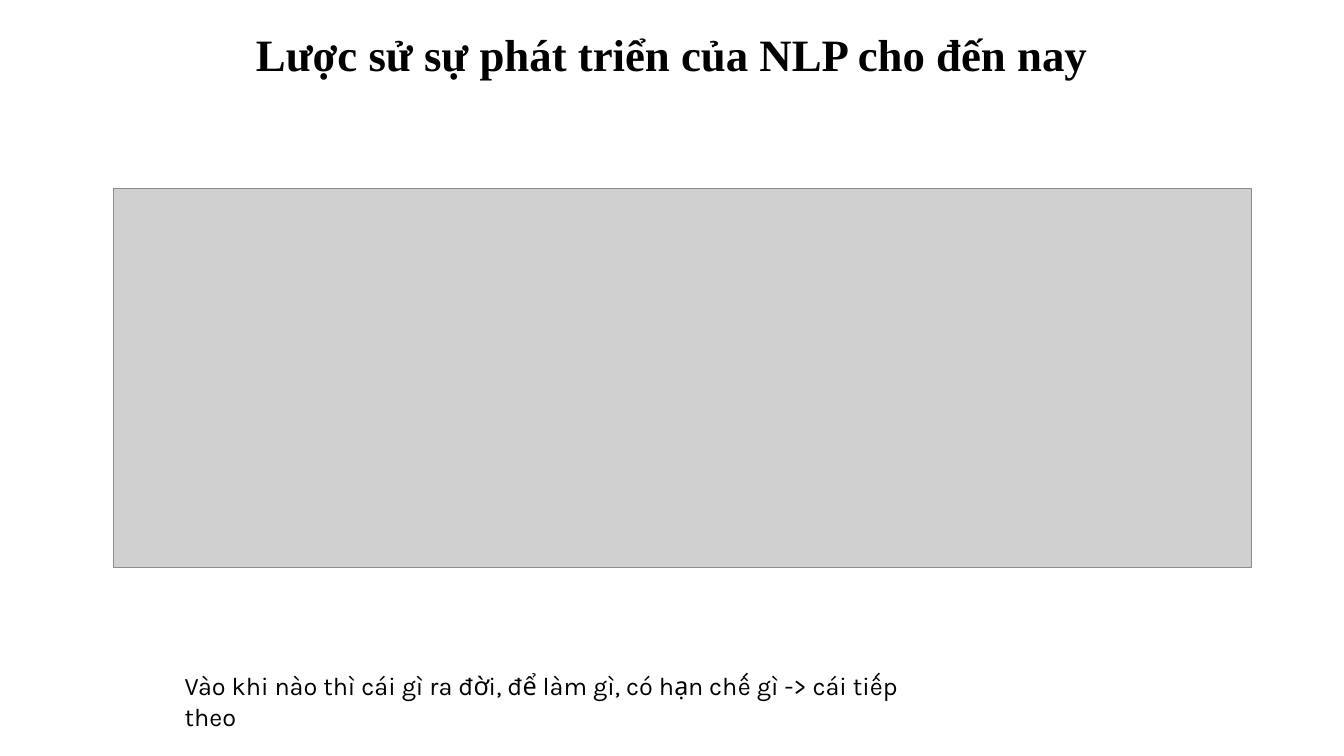
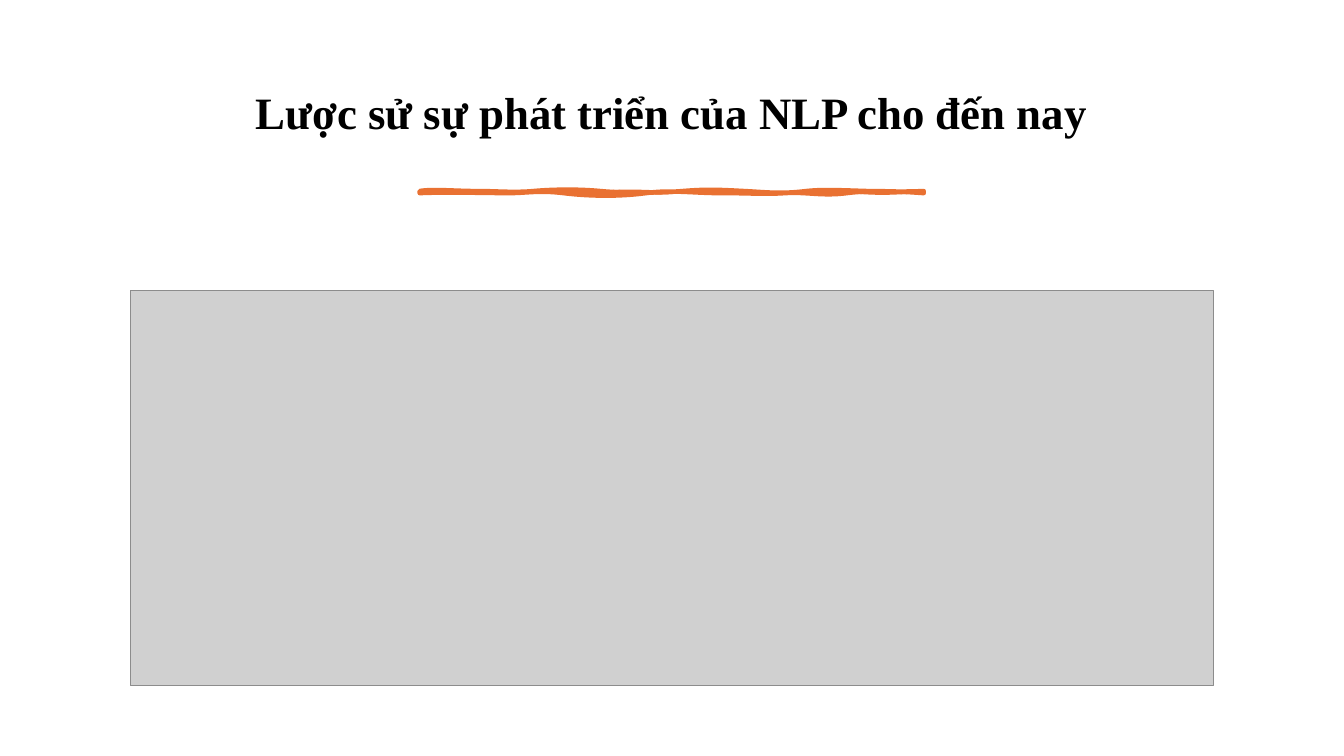
Before and after one commit to ngovanuc/Vietnamese_History_Chatbot, a slide deck: slide 4 of documents/slide bao cao.pptx (slide 3 before the commit). Drawn at 1344x756 pixels with LibreOffice and Linux fonts; fonts in the diff are those of the drawing; grey boxes stand for pictures. Boxes give left, top, right and bottom in pixels: in the first picture for what was removed or moved away, otherwise in the second. Text is boxed around its words. In the diff, an @@ line names an element or a change of style, - is before the commit and + after.

Commit message:
Update file slide

```diff
--- a/documents/slide bao cao.pptx
+++ b/documents/slide bao cao.pptx
@@ title "Lược sử sự phát triển ...": place and size @@
-title "Lược sử sự phát triển ..." at <box>256,38,1087,81</box>
+title "Lược sử sự phát triển ..." at <box>256,96,1087,138</box>
@@ freeform shape added at <box>419,192,924,194</box>, fill #E97132, outline #E97132 3.25 pt @@
@@ picture: place and size @@
-picture at <box>113,189,1251,568</box>
+picture at <box>130,290,1214,686</box>
@@ text removed at <box>185,675,847,727</box> @@
-Vào khi nào thì cái gì ra đời, để làm gì, có hạn chế gì -> cái tiếp theo
```
Also in this commit, not shown: 31 other slides changed, 3 slides added, 3 slides removed.
